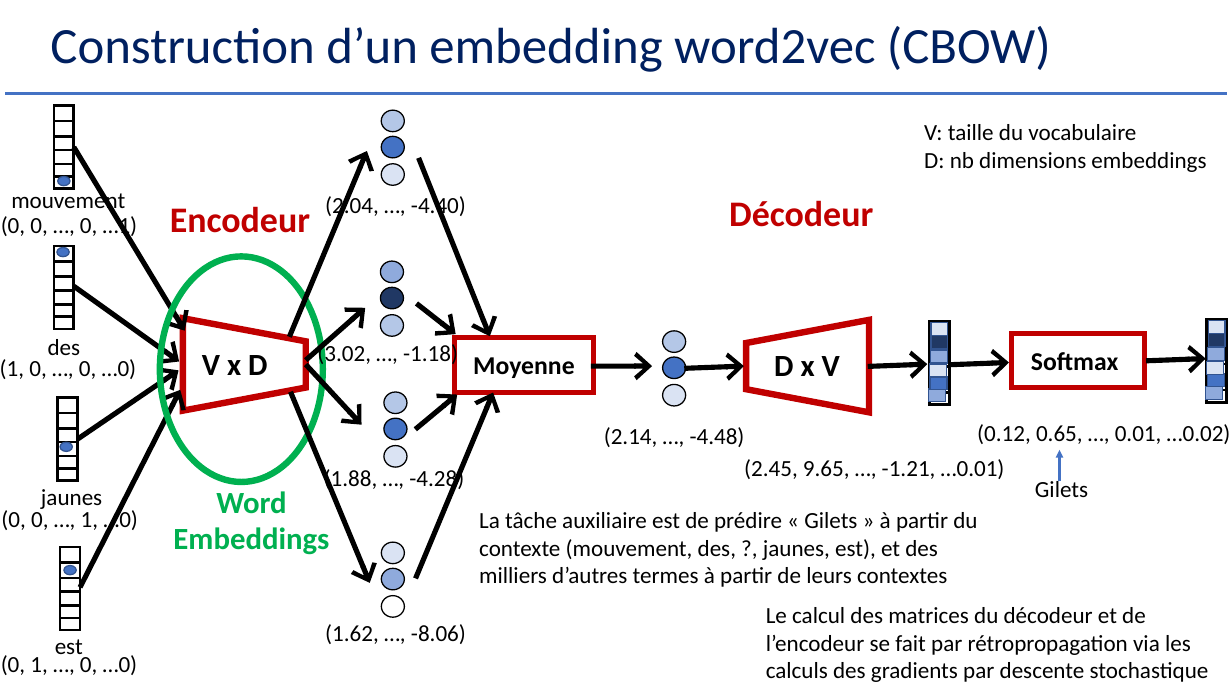
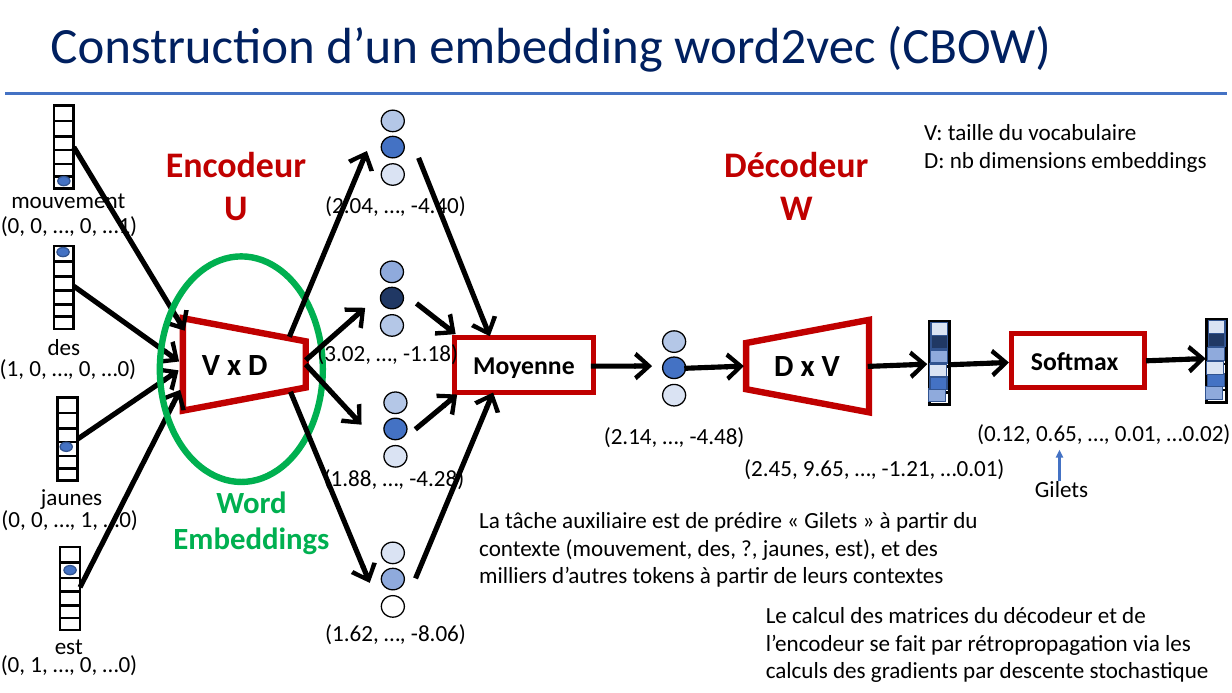
Before and after one commit to Herve-Guerin/cours-NLP-Gustave-Eiffel, a slide deck: slide 73 of Slides/NLP et Analyse Textuelle V2 - 2.pptx (slide 71 before the commit). Drawn at 1232x693 pixels with LibreOffice and Linux fonts; fonts in the diff are those of the drawing. Boxes give left, top, right and bottom in pixels: in the first picture for what was removed or moved away, otherwise in the second. Text is boxed around its words. In the diff, an @@ line names an element or a change of style, - is before the commit and + after.

```diff
--- a/Slides/NLP et Analyse Textuelle V2 - 2.pptx
+++ b/Slides/NLP et Analyse Textuelle V2 - 2.pptx
@@ text "Encodeur": place and size @@
-text "Encodeur" at (170,206,310,233)
+text "Encodeur" at (166,151,306,221)
@@ text "Décodeur": place and size @@
-text "Décodeur" at (729,200,873,227)
+text "Décodeur" at (724,151,868,220)
@@ text at (724,151,868,178): alignment left to centre @@
@@ text at (224,196,247,221): paragraph added @@
+U
@@ text at (780,196,813,220): paragraph added @@
+W
@@ text at (479,512,977,587): text changed @@
-La tâche auxiliaire est de prédire « Gilets » à partir du contexte (mouvement, des, ?, jaunes, est), et des milliers d’autres termes à partir de leurs contextes
+La tâche auxiliaire est de prédire « Gilets » à partir du contexte (mouvement, des, ?, jaunes, est), et des milliers d’autres tokens à partir de leurs contextes
```
Also in this commit, not shown: 14 other slides changed, 11 slides added.
